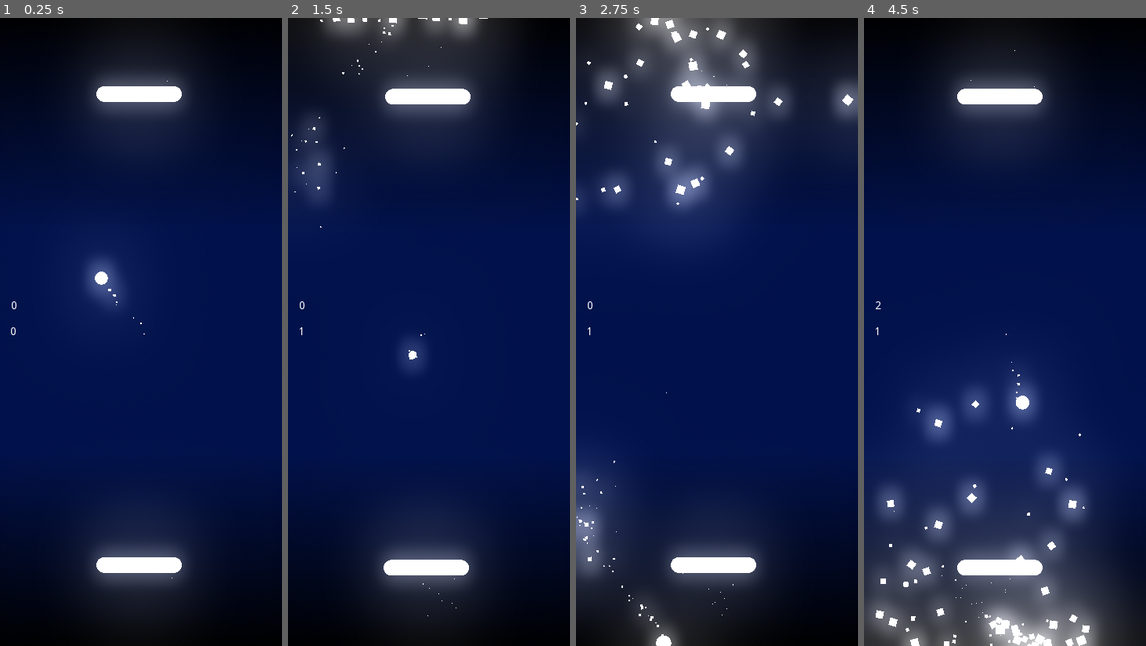
Above: before the commit, frames 1-4 (left to right).
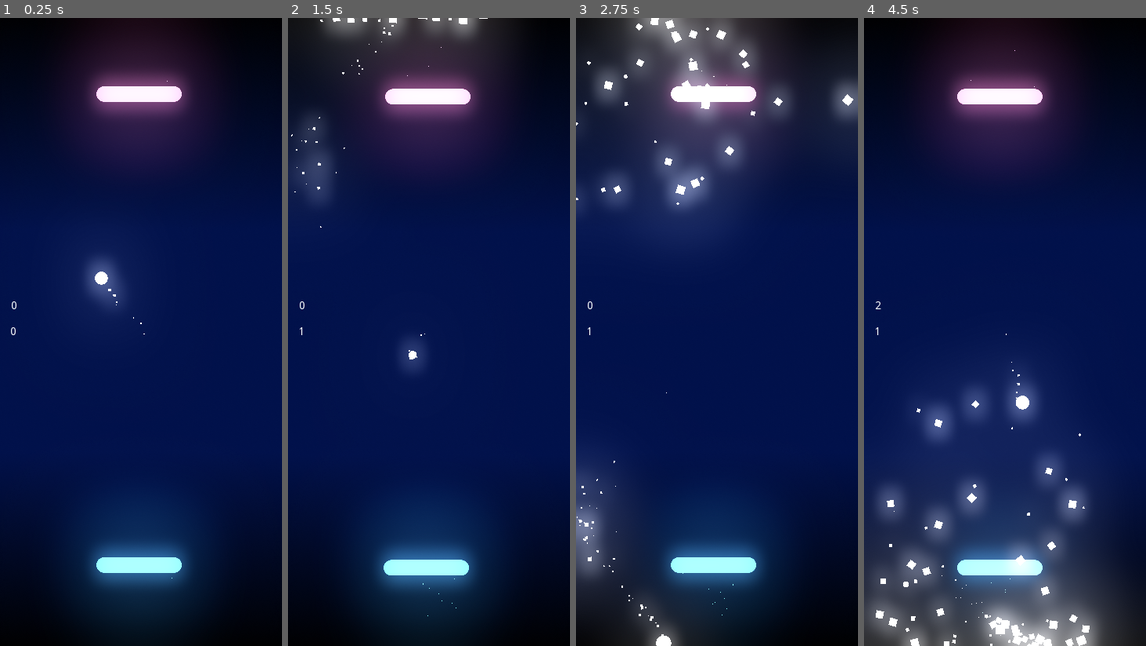
Above: after the commit, the same moments.

Repository: EmilienLeroy/DuoPong
Game: Godot game, scene res://main.tscn
Same seed, same stepped clock (60 frames per second), same inputs: the game is played once before the commit and once after it.
Inputs (mouse positions are in pixels of both pictures, inside the frame that each line leads up to):
- Up to frame 1 (0.25 s): no input
- Up to frame 2 (1.5 s): drag from (426, 93) to (426, 564) at 0.52 s; drag from (426, 564) to (426, 93) at 1.27 s
- Up to frame 3 (2.75 s): move the mouse to (745, 193) at 2.02 s; click (745, 193) at 2.17 s
- Up to frame 4 (4.5 s): drag from (990, 457) to (920, 237) at 2.77 s; move the mouse to (1089, 426) at 3.52 s; click (1089, 426) at 3.67 s; drag from (920, 237) to (962, 175) at 4.27 s

The runs differ from the first frame. In frame 1, 4.6% of the frame differs, in the area x 31-68%, y 7-92%; in frame 2, 4.7%, in the area x 31-68%, y 4-96%; in frame 3, 3.3%; in frame 4, 3.9%.

Commit message:
✨ Update ball color when it touch a player

Diff:
--- a/entities/ball/ball.gd
+++ b/entities/ball/ball.gd
@@ -6,6 +6,7 @@
 export var speed = 350;
 export var max_speed = 1000;
 export var increase_speed = 30;
+export var color = Color(1.3, 1.3, 1.3);
 var direction = Vector2.ZERO;
 
 func init(d, p):
@@ -33,6 +34,7 @@
 func add_collision_particles():
 	var particles = CollisionParticle.instance();
 
+	particles.color = color;
 	add_child(particles);
 	particles.initial_velocity = speed / 3;
 	particles.emitting = true;
@@ -42,12 +44,18 @@
 func add_goal_particles(direction):
 	var particles = GoalParticle.instance();
 
+	particles.color = color;
 	add_child(particles);
 	particles.global_position = global_position;
 	particles.direction.y = direction;
 	particles.emitting = true;
 
 	return particles;
+
+func update_color(c):
+	color = c;
+	$Texture.modulate = color;
+	$FollowParticles.color = color;
 
 func destroy(goal):
 	yield(get_tree().create_timer(0.05), "timeout");
--- a/entities/player/player.gd
+++ b/entities/player/player.gd
@@ -2,14 +2,28 @@
 
 export var playable = true;
 export var goal_position = Position.Top;
+export var color = Color(1.2, 1.2, 1.2);
 
 func _ready():
+	$HitBox.connect("body_entered", self, "on_body_entered");
 	$Touch.connect("input_event", self, "on_input_event");
 	$Particles.direction.y = goal_position;
-	pass
+	update_color(color);
+
+func update_color(c):
+	color = c;
+	$Sprite.material = $Sprite.material.duplicate();
+	$Sprite.material.set_shader_param("color", color);
+	$Particles.color = color;
 
 func on_input_event(viewport, event, shape_idx):
 	if !event is InputEventScreenDrag or !playable:
 		return
 
 	position.x = event.position.x
+
+func on_body_entered(body):
+	if (!body.is_in_group('ball')):
+		return;
+
+	body.update_color(color);
--- a/entities/player/player.tscn
+++ b/entities/player/player.tscn
@@ -18,6 +18,15 @@
 
 [sub_resource type="RectangleShape2D" id=5]
 extents = Vector2( 120.5, 52 )
+
+[sub_resource type="RectangleShape2D" id=7]
+extents = Vector2( 45.5, 11 )
+
+[sub_resource type="CircleShape2D" id=8]
+radius = 11.0
+
+[sub_resource type="CircleShape2D" id=9]
+radius = 11.0
 
 [node name="Player" type="KinematicBody2D"]
 script = ExtResource( 1 )
@@ -63,3 +72,16 @@
 [node name="Zone" type="CollisionShape2D" parent="Touch"]
 position = Vector2( -0.5, 0 )
 shape = SubResource( 5 )
+
+[node name="HitBox" type="Area2D" parent="."]
+
+[node name="Collision" type="CollisionShape2D" parent="HitBox"]
+shape = SubResource( 7 )
+
+[node name="CollisionLeft" type="CollisionShape2D" parent="HitBox"]
+position = Vector2( -45, 0 )
+shape = SubResource( 8 )
+
+[node name="CollisionRight" type="CollisionShape2D" parent="HitBox"]
+position = Vector2( 44, 0 )
+shape = SubResource( 9 )
--- a/scenes/game/game.gd
+++ b/scenes/game/game.gd
@@ -12,18 +12,19 @@
 func _ready():
 	randomize();
 
-	add_player(true, Position.Bottom);
-	add_player(true, Position.Top);
+	add_player(true, Position.Bottom, Color(1.3, 0.7, 1));
+	add_player(true, Position.Top, Color(0.5, 1, 1.3));
 	add_ball(get_random_direction());
 
 	$Walls.connect("goal", self, "on_goal");
 	pass
 
 
-func add_player(playable, position):
+func add_player(playable, position, color):
 	var player = Player.instance();
 
 	player.goal_position = position;
+	player.color = color;
 
 	add_child(player);
 
Not shown: 1 places in entities/player/player.tscn that only renumber resources
